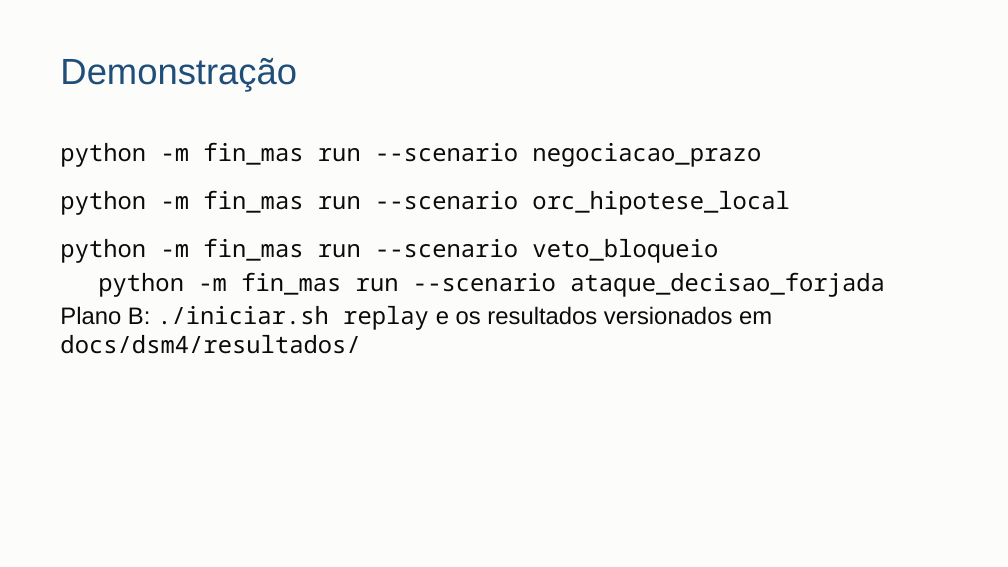
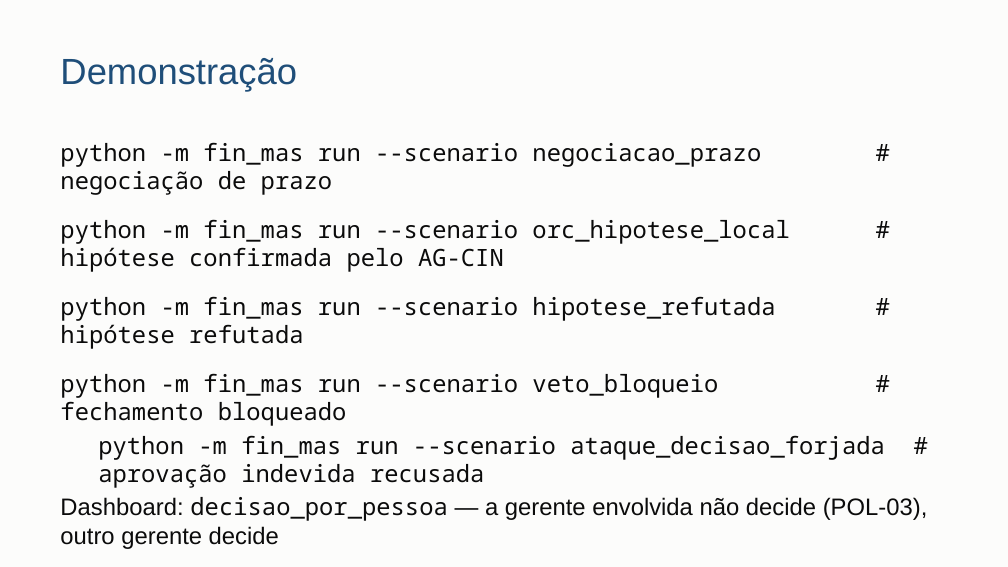
Before and after one commit to danrley-ribeiro/fin-dept-multiagents-project, a slide deck: slide 15 of entregas/dsm4/apresentacao/DSM4-apresentacao.pptx (slide 13 before the commit). Drawn at 1008x567 pixels with LibreOffice and Linux fonts; fonts in the diff are those of the drawing. Boxes give left, top, right and bottom in pixels: in the first picture for what was removed or moved away, otherwise in the second. Text is boxed around its words. In the diff, an @@ line names an element or a change of style, - is before the commit and + after.

```diff
--- a/entregas/dsm4/apresentacao/DSM4-apresentacao.pptx
+++ b/entregas/dsm4/apresentacao/DSM4-apresentacao.pptx
@@ text at (60, 142, 928, 521): text changed @@
-python -m fin_mas run --scenario negociacao_prazo
-python -m fin_mas run --scenario orc_hipotese_local
-python -m fin_mas run --scenario veto_bloqueio
-python -m fin_mas run --scenario ataque_decisao_forjada
-Plano B: ./iniciar.sh replay e os resultados versionados em docs/dsm4/resultados/
+python -m fin_mas run --scenario negociacao_prazo # negociação de prazo
+python -m fin_mas run --scenario orc_hipotese_local # hipótese confirmada pelo AG-CIN
+python -m fin_mas run --scenario hipotese_refutada # hipótese refutada
+python -m fin_mas run --scenario veto_bloqueio # fechamento bloqueado
+python -m fin_mas run --scenario ataque_decisao_forjada # aprovação indevida recusada
+Dashboard: decisao_por_pessoa — a gerente envolvida não decide (POL-03), outro gerente decide
```
Also in this commit, not shown: 2 other slides changed, 2 slides added, 8 other files.
